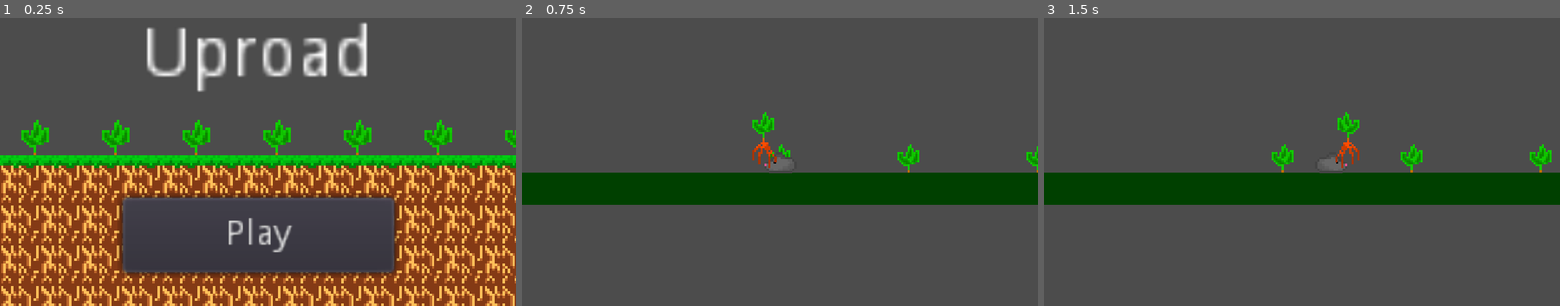
Above: before the commit, frames 1-3 (left to right).
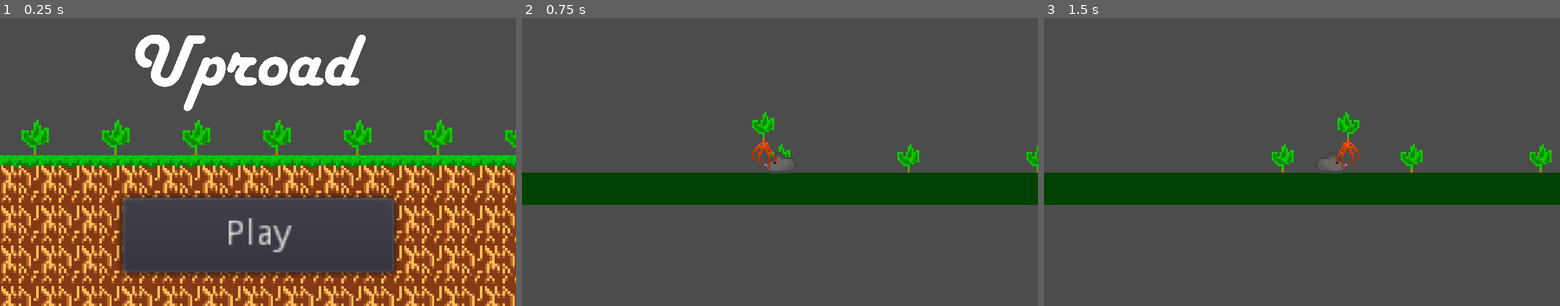
Above: after the commit, the same moments.

Repository: EndersteveGamer/GGJ-2023
Game: Godot game, scene res://Scene/Main Menu.tscn
Two runs of this game, one before a commit and one after it. Both use one fixed random seed, a clock stepped at 60 frames per second and the inputs below.
Inputs:
- Up to frame 1 (0.25 s): no input
- Up to frame 2 (0.75 s): click "Play" at 0.5 s
- Up to frame 3 (1.5 s): tap Enter at 1.25 s; hold Right (ui_right) from 1.28 s (still down)

The runs differ from the first frame. In frame 1, 5.5% of the frame differs, in the area x 26-72%, y 1-33%; in frame 2, nothing differs; in frame 3, nothing differs.

Commit message:
Progress

Diff:
--- /dev/null
+++ b/The Other Godot Project/Fonts/HARLOWSI font.tres
@@ -0,0 +1,7 @@
+[gd_resource type="DynamicFont" load_steps=2 format=2]
+
+[ext_resource path="res://Fonts/HARLOWSI.TTF" type="DynamicFontData" id=1]
+
+[resource]
+size = 1000
+font_data = ExtResource( 1 )
--- a/The Other Godot Project/Scene/Main Menu.tscn
+++ b/The Other Godot Project/Scene/Main Menu.tscn
@@ -1,10 +1,11 @@
-[gd_scene load_steps=7 format=2]
+[gd_scene load_steps=8 format=2]
 
 [ext_resource path="res://Sprite/Rooted Grass.png" type="Texture" id=1]
 [ext_resource path="res://Sprite/Plantier plant.png" type="Texture" id=2]
 [ext_resource path="res://Sprite/Rooted Dirt.png" type="Texture" id=3]
 [ext_resource path="res://Script/Main Menu Camera.gd" type="Script" id=4]
 [ext_resource path="res://Script/Main Menu/Button.gd" type="Script" id=5]
+[ext_resource path="res://Fonts/HARLOWSI font.tres" type="DynamicFont" id=6]
 
 [sub_resource type="TileSet" id=1]
 0/name = "Rooted Grass.png 0"
@@ -72,11 +73,14 @@
 text = "Play"
 script = ExtResource( 5 )
 
-[node name="RichTextLabel" type="RichTextLabel" parent="."]
-margin_left = -232.0
-margin_top = -265.0
-margin_right = -185.0
-margin_bottom = -251.0
-rect_scale = Vector2( 10, 10 )
+[node name="Label" type="Label" parent="."]
+margin_left = -261.0
+margin_top = -270.0
+margin_right = 2792.0
+margin_bottom = 994.0
+rect_scale = Vector2( 0.15, 0.15 )
+size_flags_vertical = 0
+custom_fonts/font = ExtResource( 6 )
 text = "Uproad"
-scroll_active = false
+align = 1
+valign = 1
Binary file added: The Other Godot Project/Fonts/HARLOWSI.TTF
